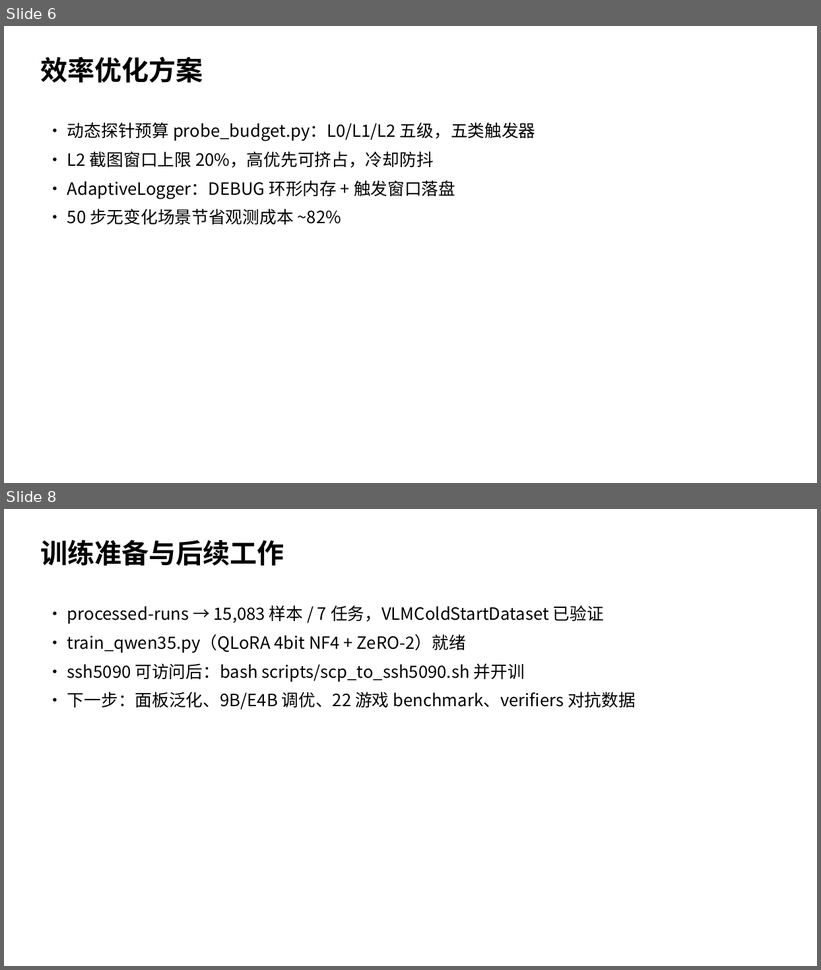
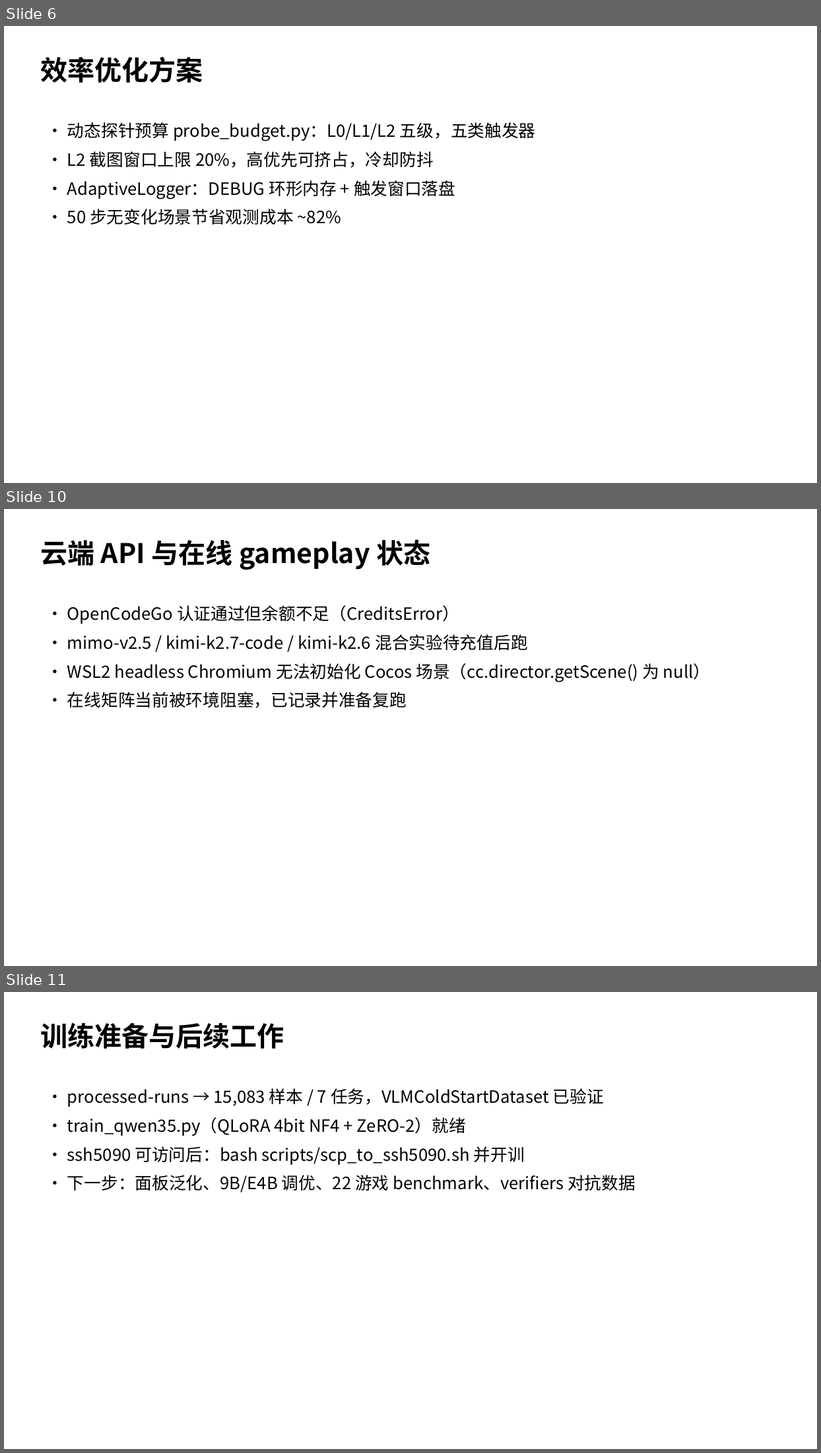
Before and after one commit to tzhazuma/smallgameagent, a slide deck: reports/smallgameagent_report.pptx. Shown one above the other, each under a label of ours: slides 6 and 8 before the commit, slides 6, 10 and 11 after it; the slides between them are not shown. The pictures are 821x970 and 821x1453 pixels, drawn with LibreOffice and Linux fonts; fonts in the diff are those of the drawing. Boxes give left, top, right and bottom in pixels: in the first picture for what was removed or moved away, otherwise in the second. Text is boxed around its words. In the diff, an @@ line names an element or a change of style, - is before the commit and + after.

```diff
--- a/reports/smallgameagent_report.pptx
+++ b/reports/smallgameagent_report.pptx
@@ slide 10 added at box(4, 509, 817, 966), background #FFFFFF @@
@@ text added at box(40, 539, 430, 570), 32 pt, text #000000, bold @@
+云端 API 与在线 gameplay 状态
@@ text added at box(67, 605, 711, 708), 20 pt, text #000000 @@
+• OpenCodeGo 认证通过但余额不足（CreditsError）
+• mimo-v2.5 / kimi-k2.7-code / kimi-k2.6 混合实验待充值后跑
+• WSL2 headless Chromium 无法初始化 Cocos 场景（cc.director.getScene() 为 null）
+• 在线矩阵当前被环境阻塞，已记录并准备复跑
@@ what was slide 8 is now slide 11 @@
```
Also in this commit, not shown: 1 slide changed, 2 other slides added, 18 other files.
